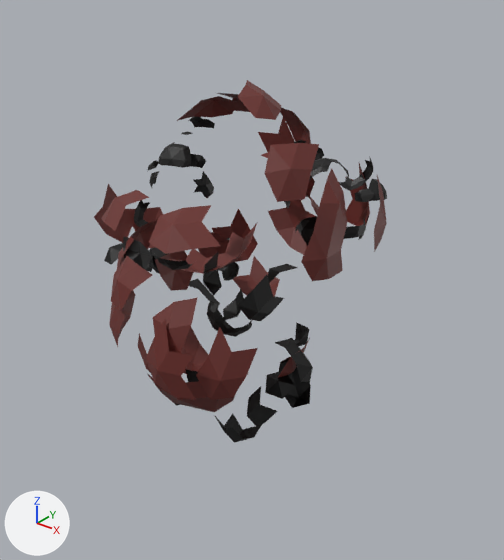
What one commit did to the glTF model public/models/azuki_unarmed_frames/explode/explode.f0007.glb.
Before and after are seen from a camera (50 mm lens) standing at (5.57, -6.39, 5.32) and looking at (0.16, 0.37, 1.12). Every picture has the same lights, and +X, +Y and +Z are marked at lower left. Where no turn or scale is listed for an object, it has been applied to the vertices. Vertices at the same position are counted once.

In view in the first picture: 'Body.001'.
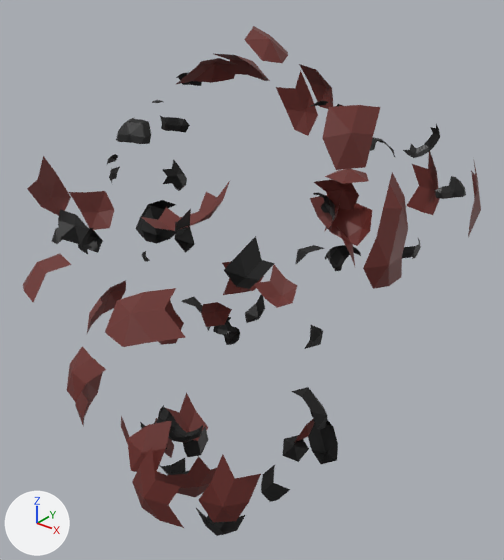
Pixel boxes [x1, y1, x2, y2] of what changed, in the pictures (504 x 560 px; the box of a moved part takes in the faces that stretch with it):
'Body.001', reshaped (56% wider, 40% taller): before [94, 80, 387, 443]; after [23, 26, 481, 536]
part 1 of me_bodysubnode_001, moved or reshaped: before [169, 223, 257, 274]; after [141, 181, 230, 231]
part 2 of me_bodysubnode_001, moved or reshaped: before [147, 373, 248, 412]; after [155, 456, 217, 497]
part 3 of me_bodysubnode_001, moved or reshaped: before [278, 338, 310, 378]; after [294, 418, 315, 442]
part 4 of me_bodysubnode_001, moved or reshaped: before [181, 327, 208, 374]; after [166, 393, 208, 441]
part 5 of me_bodysubnode_001, moved or reshaped: before [233, 256, 280, 296]; after [254, 265, 297, 308]
part 6 of me_bodysubnode_001, moved or reshaped: before [301, 168, 347, 281]; after [363, 172, 408, 289]
part 7 of me_bodysubnode_001, moved or reshaped: before [138, 334, 151, 373]; after [121, 416, 129, 444]
part 8 of me_bodysubnode_001, moved or reshaped: before [146, 319, 196, 400]; after [132, 447, 184, 528]
part 9 of me_bodysubnode_001, moved or reshaped: before [94, 184, 133, 243]; after [27, 156, 71, 216]
part 10 of me_bodysubnode_001, moved or reshaped (not visible before): after [155, 418, 174, 458]
part 11 of me_bodysubnode_001, moved or reshaped: before [109, 290, 135, 347]; after [75, 359, 103, 426]
part 12 of me_bodysubnode_001, moved or reshaped: before [268, 200, 317, 255]; after [310, 195, 372, 246]
part 13 of me_bodysubnode_001, moved or reshaped: before [125, 207, 163, 248]; after [69, 191, 114, 230]
part 14 of me_bodysubnode_001, moved or reshaped: before [212, 209, 258, 262]; after [222, 262, 264, 295]
part 15 of me_bodysubnode_001, moved or reshaped (not visible before): after [324, 204, 340, 232]
part 16 of me_bodysubnode_001, moved or reshaped: before [345, 163, 370, 226]; after [407, 151, 440, 215]
part 17 of me_bodysubnode_001, moved or reshaped: before [196, 327, 258, 400]; after [199, 454, 261, 522]
part 18 of me_bodysubnode_001, moved or reshaped: before [155, 251, 194, 291]; after [158, 300, 184, 345]
part 19 of me_bodysubnode_001, moved or reshaped: before [258, 117, 295, 152]; after [276, 70, 318, 136]
part 20 of me_bodysubnode_001, moved or reshaped: before [374, 175, 387, 251]; after [468, 163, 481, 237]
part 21 of me_bodysubnode_001, moved or reshaped: before [153, 298, 197, 353]; after [127, 421, 172, 474]
part 22 of me_bodysubnode_001, moved or reshaped: before [265, 143, 319, 202]; after [322, 105, 381, 170]
part 23 of me_bodysubnode_001, moved or reshaped: before [149, 205, 221, 254]; after [105, 288, 186, 347]
part 24 of me_bodysubnode_001, moved or reshaped: before [117, 220, 157, 269]; after [87, 280, 126, 333]

Diff of the bpy script that builds the scene:
```diff
--- a/public/models/azuki_unarmed_frames/explode/explode.f0007.glb.py
+++ b/public/models/azuki_unarmed_frames/explode/explode.f0007.glb.py
@@ me_bodysubnode_001 @@
-me_bodysubnode_001.from_pydata(...)  # 874 vertices, 878 faces; spans x -2.1..1.89, y -1.81..1.91, z -0.95..3.78
+me_bodysubnode_001.from_pydata(...)  # 874 vertices, 878 faces; spans x -3.27..2.83, y -2.98..3.01, z -2.32..4.39
+# me_bodysubnode_001 part 1: the loose piece of 15 vertices spanning x -0.78..0.2, y -0.3..0.62, z 1.23..1.88 is moved by (-0.44, -0.05, 0.52)
+# me_bodysubnode_001 part 2: the loose piece of 20 vertices spanning x -0.61..0.77, y -1.22..-0.32, z -0.56..0.63 is moved by (-0.13, -0.32, -1.36)
+# me_bodysubnode_001 part 3: the loose piece of 10 vertices spanning x 0.39..0.86, y 0.25..0.93, z -0.58..0.22 is moved by (-0.04, 0.51, -1.48)
+# me_bodysubnode_001 part 4: the loose piece of 10 vertices spanning x -0.87..-0.35, y -0.57..0.18, z -0.42..0.14 is moved by (-0.08, -0.07, -1.22)
+# me_bodysubnode_001 part 5: the loose piece of 9 vertices spanning x -0.89..-0.15, y 1.15..1.58, z 0.26..0.82 is moved by (-0.28, 0.9, -0.54)
+# me_bodysubnode_001 part 6: the loose piece of 13 vertices spanning x 1.29..1.63, y -0.34..0.47, z 1.68..2.9 is moved by (0.68, 0.22, 0.03)
+# me_bodysubnode_001 part 7: the loose piece of 8 vertices spanning x -0.63..-0.02, y -1.22..-0.97, z -0.05..0.78 is moved by (-0.15, -0.29, -1.21)
+# me_bodysubnode_001 part 8: the loose piece of 10 vertices spanning x 0.13..0.85, y -1.72..-1.53, z 0.49..1.45 is moved by (0.42, -0.72, -1.17)
+# me_bodysubnode_001 part 9: the loose piece of 8 vertices spanning x -1.66..-1.42, y -0.88..-0.23, z 1.52..2.36 is moved by (-0.71, -0.48, 0.37)
+# me_bodysubnode_001 part 10: the loose piece of 8 vertices spanning x -1.01..-0.61, y -0.8..-0.22, z -0.42..0.17 is moved by (-0.19, 0.03, -1.53)
+# me_bodysubnode_001 part 11: the loose piece of 14 vertices spanning x -1.38..-0.56, y -1.3..-0.4, z 0.37..1.33 is moved by (-0.43, -0.4, -1.28)
+# me_bodysubnode_001 part 12: the loose piece of 13 vertices spanning x -0.51..0.62, y 1.5..1.87, z 1.08..1.96 is moved by (0.12, 0.94, -0.03)
+# me_bodysubnode_001 part 13: the loose piece of 8 vertices spanning x -2.09..-1.59, y 0.09..0.61, z 1.14..1.73 is moved by (-1.17, -0.06, 0.03)
+# me_bodysubnode_001 part 14: the loose piece of 10 vertices spanning x -1.29..-0.75, y 1.16..1.66, z 0.66..1.62 is moved by (-0.46, 0.75, -0.99)
+# me_bodysubnode_001 part 15: the loose piece of 8 vertices spanning x 0.07..0.49, y 1.36..1.91, z 1.11..1.94 is moved by (-0.35, 1.1, -0.05)
+# me_bodysubnode_001 part 16: the loose piece of 10 vertices spanning x 0.74..1.38, y 1.32..1.69, z 1.77..2.73 is moved by (0.61, 0.77, 0.12)
+# me_bodysubnode_001 part 17: the loose piece of 9 vertices spanning x 0.77..1.29, y -1.44..-0.94, z 0.42..1.38 is moved by (0.47, -0.53, -1.23)
+# me_bodysubnode_001 part 18: the loose piece of 9 vertices spanning x -1.37..-1.19, y -0.04..0.67, z 0.48..1.44 is moved by (-0.42, 0.11, -1.17)
+# me_bodysubnode_001 part 19: the loose piece of 9 vertices spanning x -0.64..0.08, y 1.5..1.7, z 2.16..3.12 is moved by (-0.21, 0.7, 0.51)
+# me_bodysubnode_001 part 20: the loose piece of 9 vertices spanning x 1.58..1.89, y 0.51..1.17, z 1.9..2.86 is moved by (0.94, 0.51, 0.25)
+# me_bodysubnode_001 part 21: the loose piece of 7 vertices spanning x 0.19..0.67, y -1.62..-1.2, z 1.03..1.63 is moved by (0.19, -0.7, -1.24)
+# me_bodysubnode_001 part 22: the loose piece of 8 vertices spanning x 1.18..1.58, y -0.77..-0.09, z 2.84..3.38 is moved by (0.76, -0.09, 0.51)
+# me_bodysubnode_001 part 23: the loose piece of 9 vertices spanning x 0.37..1.11, y -1.76..-1.09, z 2.4..2.76 is moved by (0.51, -1.09, -0.42)
+# me_bodysubnode_001 part 24: the loose piece of 12 vertices spanning x -1.57..-1.01, y -0.77..0.16, z 1.16..1.76 is moved by (-0.67, -0.11, -1.11)
+# me_bodysubnode_001 part 25: 628 of 874 vertices moved; they spanned x -2.1..1.56, y -1.81..1.81, z -0.95..3.78 and now span x -3.27..2.25, y -2.98..2.82, z -2.32..4.39; mean shift (-0.08, 0.14, -0.35); largest move (0.66, 0.49, -0.2) -> (0.62, 1.0, -1.68)
 me_bodysubnode_001.materials.append(mat_bakedmaterial)
```
